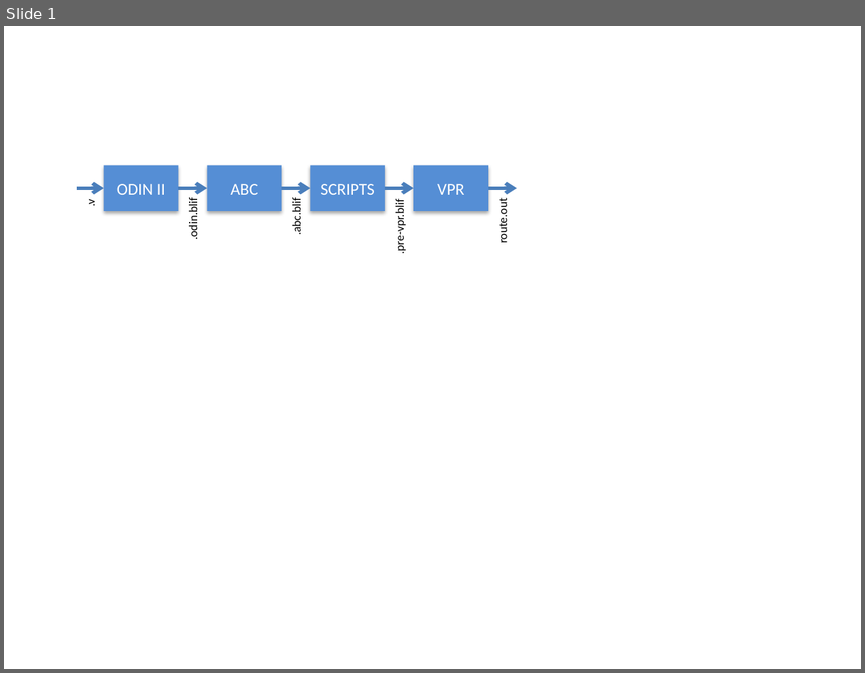
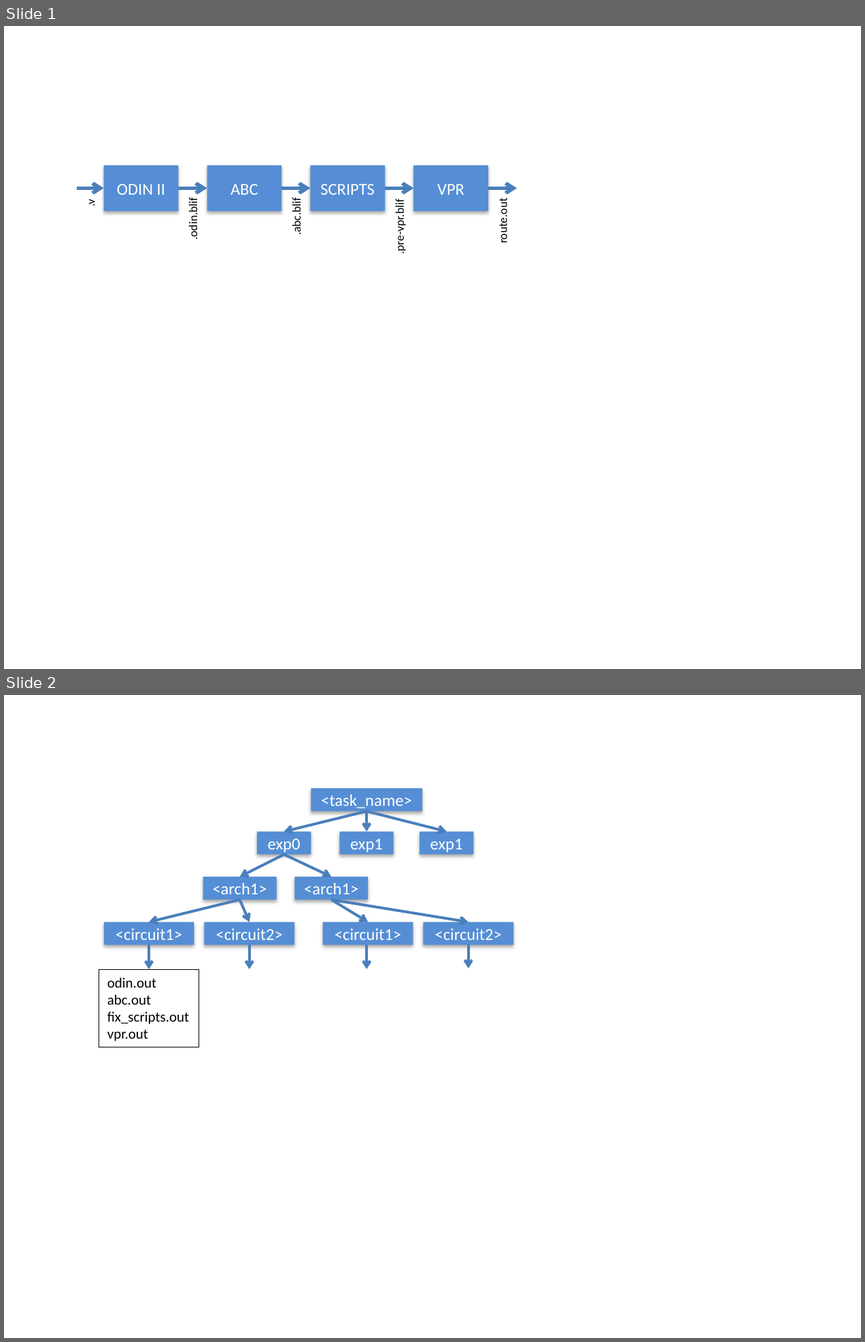
Before and after one commit to shenpeifu/vtr-verilog-to-routing, a slide deck: wiki/misc/wiki_diagrams.pptx. Shown one above the other, each under a label of ours: slide 1 before the commit, slides 1 and 2 after it. The pictures are 865x673 and 865x1342 pixels, drawn with LibreOffice and Linux fonts; fonts in the diff are those of the drawing. Boxes give left, top, right and bottom in pixels: in the first picture for what was removed or moved away, otherwise in the second. Text is boxed around its words. In the diff, an @@ line names an element or a change of style, - is before the commit and + after.

```diff
--- a/wiki/misc/wiki_diagrams.pptx
+++ b/wiki/misc/wiki_diagrams.pptx
@@ slide 2 added at (x1=4, y1=695, x2=861, y2=1338), background #FFFFFF @@
@@ rectangle added at (x1=311, y1=788, x2=422, y2=811), fill #558ED5, 14 pt, text #FFFFFF @@
+<task_name>
@@ arrow added from (366, 811) to (284, 831), #4B7EBC 2.25 pt @@
@@ arrow added from (366, 811) to (366, 831), #4B7EBC 2.25 pt @@
@@ arrow added from (366, 811) to (446, 831), #4B7EBC 2.25 pt @@
@@ rectangle added at (x1=257, y1=831, x2=311, y2=854), fill #558ED5, 14 pt, text #FFFFFF @@
+exp0
@@ rectangle added at (x1=340, y1=831, x2=394, y2=854), fill #558ED5, 14 pt, text #FFFFFF @@
+exp1
@@ rectangle added at (x1=419, y1=831, x2=473, y2=854), fill #558ED5, 14 pt, text #FFFFFF @@
+exp1
@@ arrow added from (284, 854) to (239, 877), #4B7EBC 2.25 pt @@
@@ arrow added from (284, 854) to (331, 877), #4B7EBC 2.25 pt @@
@@ rectangle added at (x1=203, y1=877, x2=277, y2=900), fill #558ED5, 14 pt, text #FFFFFF @@
+<arch1>
@@ rectangle added at (x1=294, y1=877, x2=368, y2=900), fill #558ED5, 14 pt, text #FFFFFF @@
+<arch1>
@@ arrow added from (239, 900) to (149, 922), #4B7EBC 2.25 pt @@
@@ arrow added from (239, 900) to (249, 922), #4B7EBC 2.25 pt @@
@@ arrow added from (331, 900) to (368, 922), #4B7EBC 2.25 pt @@
@@ arrow added from (331, 900) to (468, 922), #4B7EBC 2.25 pt @@
@@ rectangle added at (x1=103, y1=922, x2=193, y2=945), fill #558ED5, 14 pt, text #FFFFFF @@
+<circuit1>
@@ rectangle added at (x1=205, y1=922, x2=294, y2=945), fill #558ED5, 14 pt, text #FFFFFF @@
+<circuit2>
@@ rectangle added at (x1=323, y1=922, x2=413, y2=945), fill #558ED5, 14 pt, text #FFFFFF @@
+<circuit1>
@@ rectangle added at (x1=423, y1=922, x2=513, y2=945), fill #558ED5, 14 pt, text #FFFFFF @@
+<circuit2>
@@ arrow added from (149, 945) to (149, 969), #4B7EBC 2.25 pt @@
@@ arrow added from (249, 945) to (249, 969), #4B7EBC 2.25 pt @@
@@ arrow added from (366, 945) to (366, 969), #4B7EBC 2.25 pt @@
@@ arrow added from (468, 943) to (468, 968), #4B7EBC 2.25 pt @@
@@ rectangle added at (x1=99, y1=969, x2=199, y2=1047), outline #000000 0.75 pt, 12 pt, text #000000 @@
+odin.out
+abc.out
+fix_scripts.out
+vpr.out
```
Also in this commit, not shown: 1 other file.
